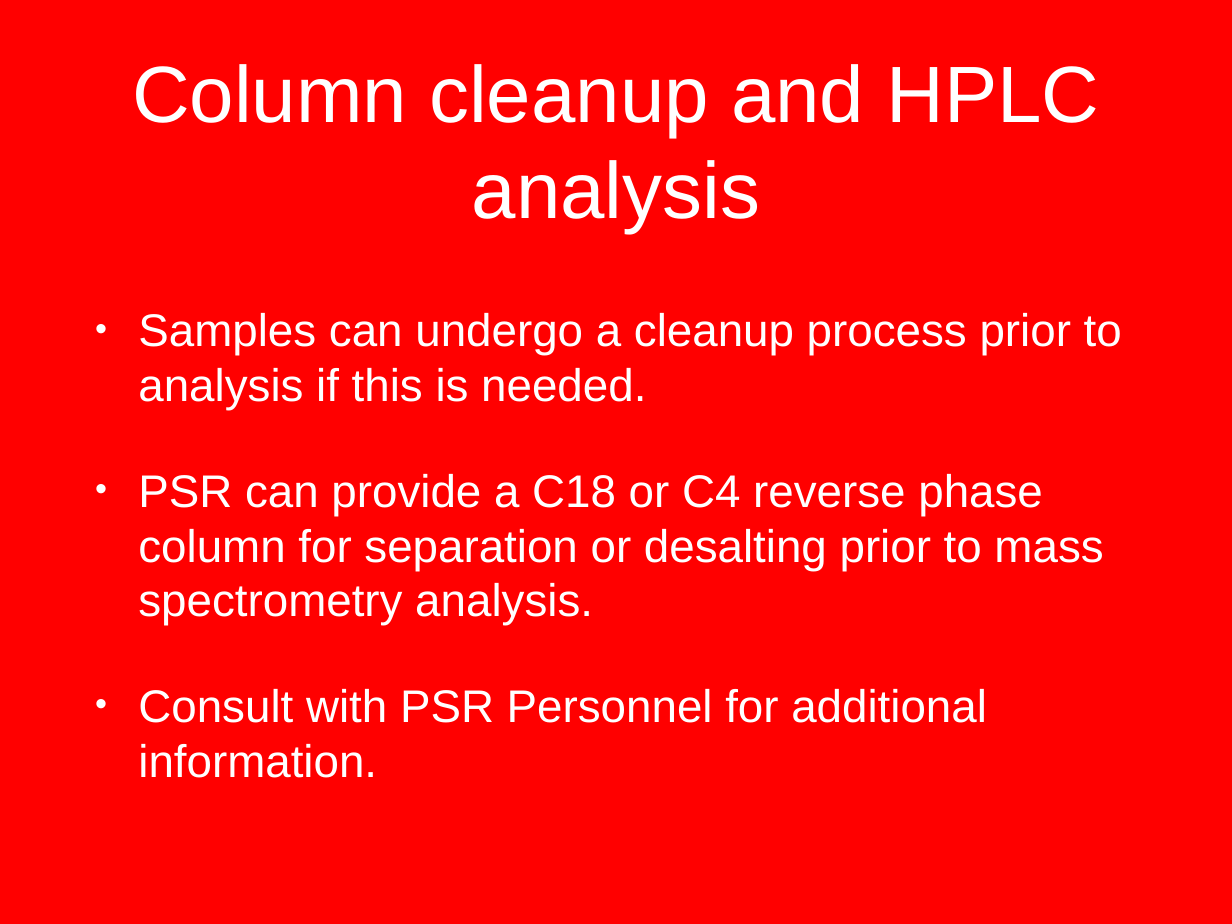
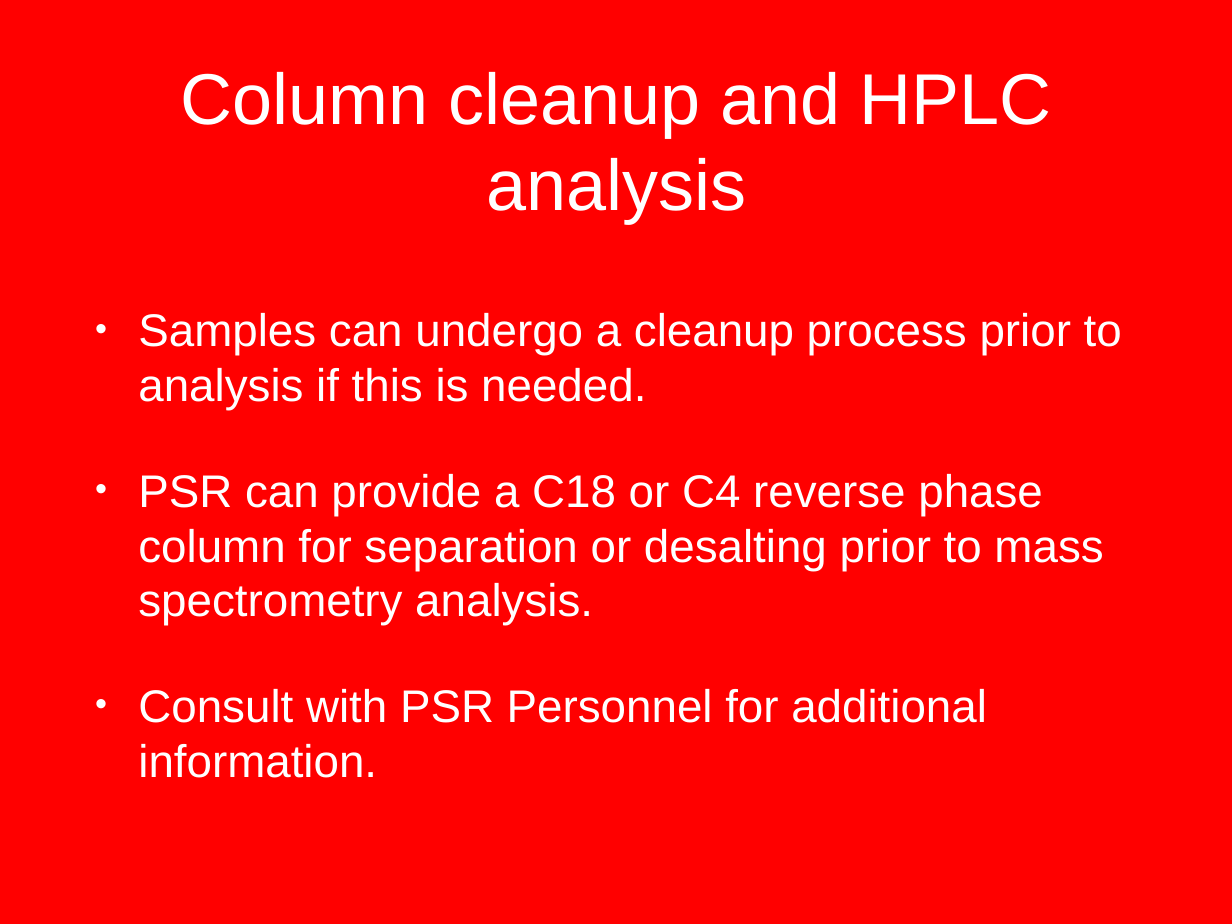
Before and after one commit to OHSU-Proteomics/Velos_Pro_Use, a slide deck: slide 6 of PSR_Velos-Pro_Introduction_PW.pptx. Drawn at 1232x924 pixels with LibreOffice and Linux fonts; fonts in the diff are those of the drawing; background and template pictures are left out. Boxes give left, top, right and bottom in pixels: in the first picture for what was removed or moved away, otherwise in the second. Text is boxed around its words. In the diff, an @@ line names an element or a change of style, - is before the commit and + after.

```diff
--- a/PSR_Velos-Pro_Introduction_PW.pptx
+++ b/PSR_Velos-Pro_Introduction_PW.pptx
@@ title "Column cleanup and HPLC analysis" at box(180, 72, 1052, 224): size 66.4 to 59.8 pt @@
```
Also in this commit, not shown: 1 other slide changed, 2 other files.
